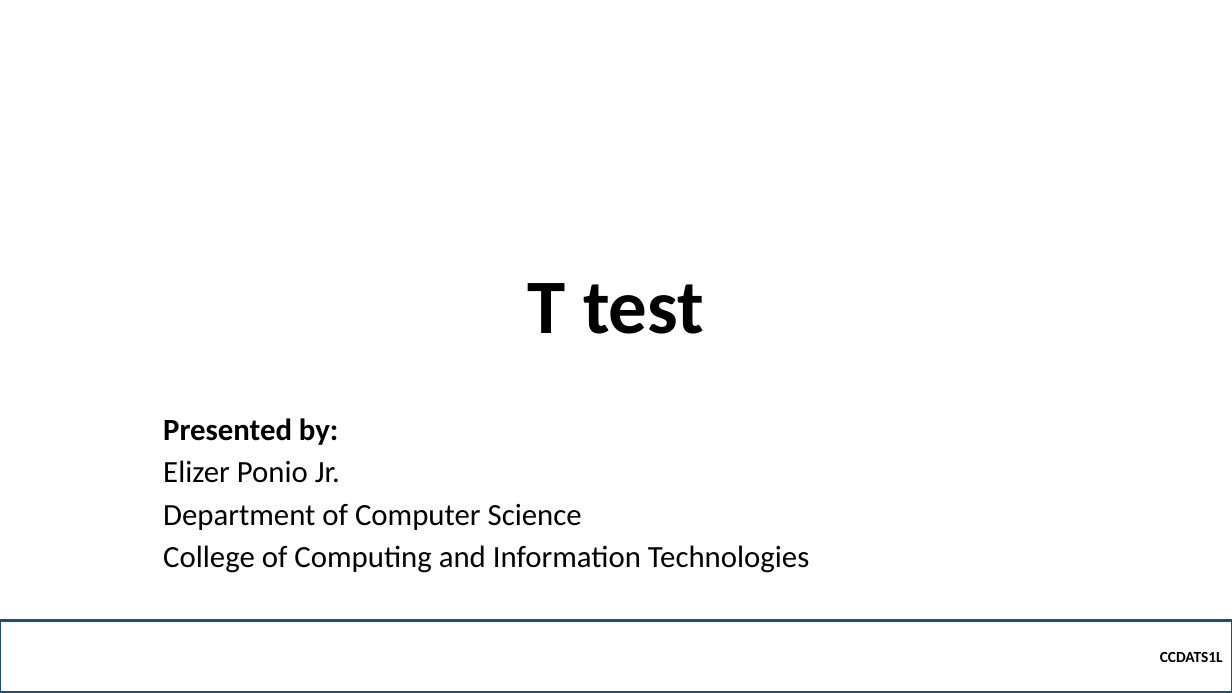
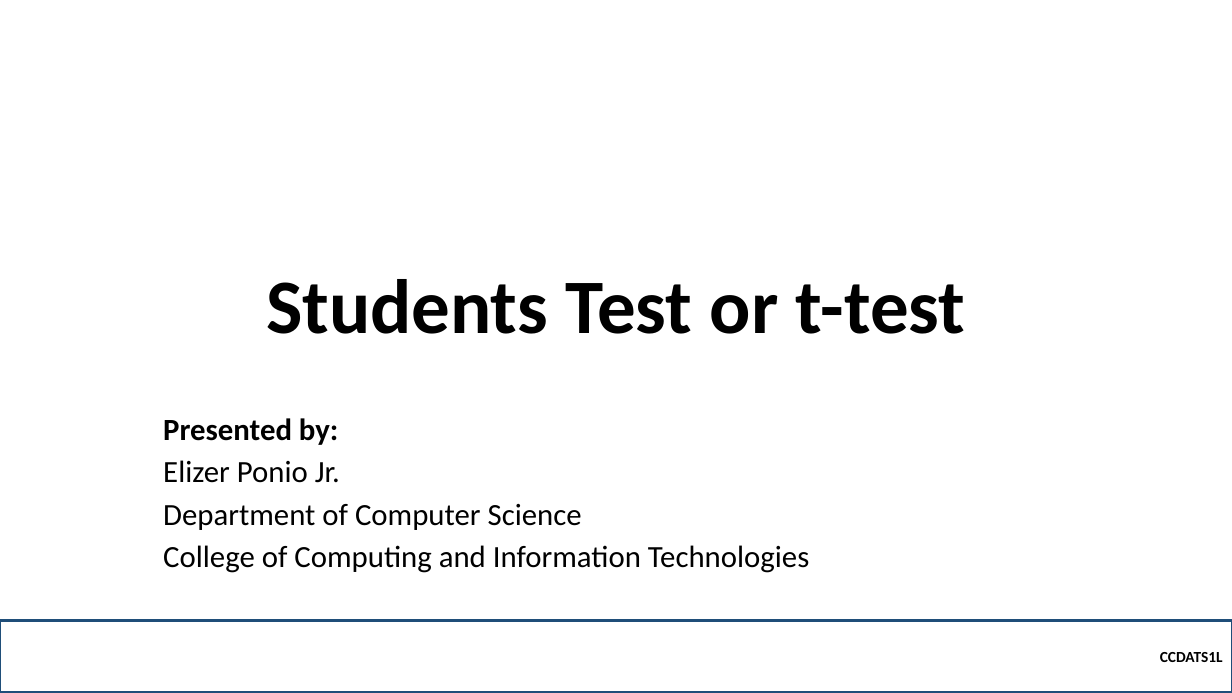
Before and after one commit to robitussin/CCDATS1L, a slide deck: slide 1 of week 10/T test.pptx. Drawn at 1232x693 pixels with LibreOffice and Linux fonts; fonts in the diff are those of the drawing; background and template pictures are left out. Boxes give left, top, right and bottom in pixels: in the first picture for what was removed or moved away, otherwise in the second. Text is boxed around its words. In the diff, an @@ line names an element or a change of style, - is before the commit and + after.

```diff
--- a/week 10/T test.pptx
+++ b/week 10/T test.pptx
@@ title at (266,279,965,334): text changed @@
-T test
+Students Test or t-test
```
Also in this commit, not shown: 1 other slide changed, 15 slides added, 2 other files.
